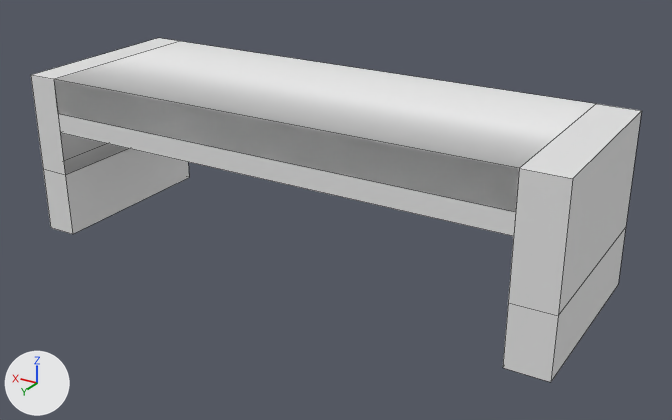
One commit to the FBX model Blender/escritorio.fbx: the scene before it, then after it.
Before and after are seen from a 50 mm camera at (-87.3, 127.4, 84.9) aimed at (2.2, -21.8, 10.3). Every picture has the same lights, and +X, +Y and +Z are marked at lower left. Mesh edges are drawn as thin lines. Materials are left out; every surface is plain grey. Where no turn or scale is listed for an object, it has been applied to the vertices. Vertices at the same position are counted once.
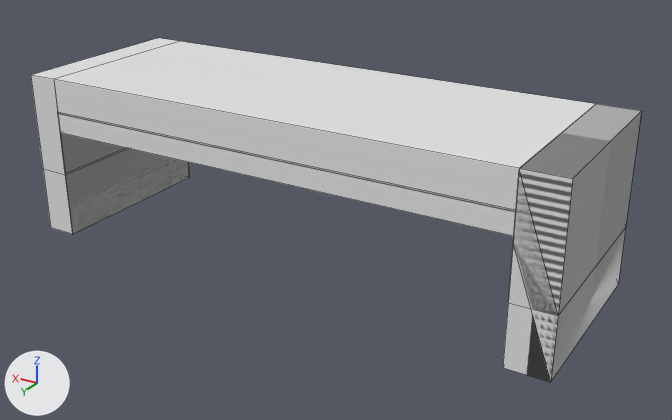
Boxes [x1, y1, x2, y2] around the edits, measured in the pictures (672 x 420 px):
```json
{"part": 1, "of": "me_plane_001", "change": "built on", "before": [54, 80, 519, 236], "after": [58, 113, 573, 380]}
```

Edits to the scene script, one JSON object a line:
```json
{"block": "me_plane_001", "where": "# used by ob_plane; location = (7.6, -22.1, 9.0)"}
{"op": "remove", "block": "me_plane_001", "code": "me_plane_001.from_pydata(...)  # 30 vertices, 25 faces; spans x -58.4..56.7, y -20.0..20.0, z -10.5..25.4"}
{"op": "add", "block": "me_plane_001", "code": "me_plane_001.from_pydata(...)  # 40 vertices, 37 faces; spans x -58.4..56.7, y -20.0..20.0, z -10.5..25.4"}
{"block": "me_plane_001", "change": "me_plane_001 part 1"}
{"block": "me_plane_001", "change": "1 face is deleted"}
{"block": "me_plane_001", "change": "10 vertices are added at x -50.0..50.0, y -20.0..20.0, z 4.8..25.3"}
{"block": "me_plane_001", "change": "13 new faces join them"}
```
